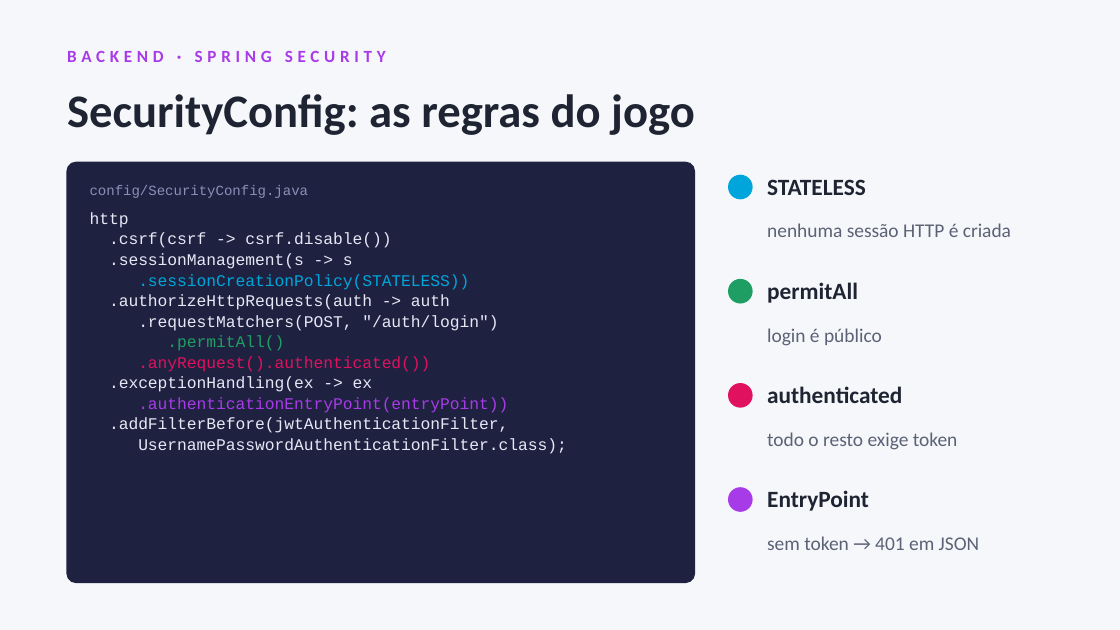
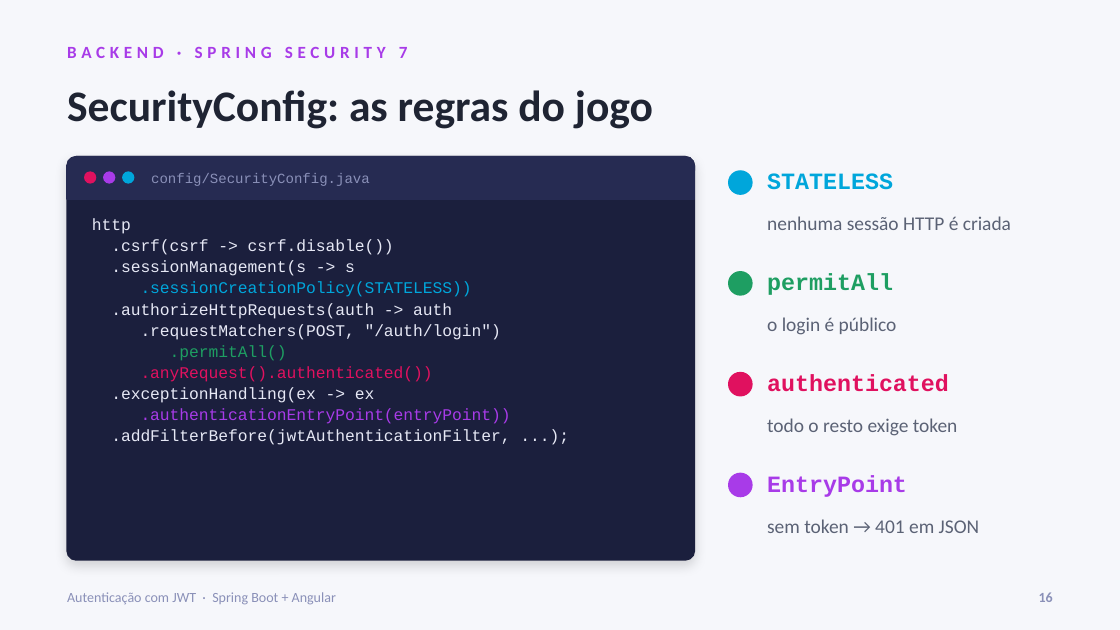
Before and after one commit to YloBittencourt/projeto-autenticacao, a slide deck: slide 16 of docs/apresentacao-jwt.pptx (slide 10 before the commit). Drawn at 1120x630 pixels with LibreOffice and Linux fonts; fonts in the diff are those of the drawing. Boxes give left, top, right and bottom in pixels: in the first picture for what was removed or moved away, otherwise in the second. Text is boxed around its words. In the diff, an @@ line names an element or a change of style, - is before the commit and + after.

```diff
--- a/docs/apresentacao-jwt.pptx
+++ b/docs/apresentacao-jwt.pptx
@@ text at bbox=[67, 47, 408, 58]: text changed @@
-BACKEND · SPRING SECURITY
+BACKEND · SPRING SECURITY 7
@@ text "SecurityConfig: as regras do jogo" at bbox=[67, 90, 653, 129]: size 30 to 28 pt @@
@@ rounded rectangle: place and size @@
-rounded rectangle at bbox=[67, 162, 694, 582]
+rounded rectangle at bbox=[67, 157, 694, 560]
@@ rounded rectangle at bbox=[67, 157, 694, 560]: fill #1E2240 to #1B1F3D; outline #1E2240 1 pt to #1B1F3D 1 pt; shadow on; proportions changed @@
@@ rectangle added at bbox=[67, 166, 694, 199], fill #262B52, outline #262B52 1 pt @@
@@ rounded rectangle added at bbox=[67, 157, 694, 179], fill #262B52, outline #262B52 1 pt @@
@@ ellipse added at bbox=[84, 171, 96, 184], fill #E0115F @@
@@ ellipse added at bbox=[103, 171, 115, 184], fill #A83BE8 @@
@@ ellipse added at bbox=[122, 171, 134, 184], fill #00A6DB @@
@@ text "config/SecurityConfig.java": place and size @@
-text "config/SecurityConfig.java" at bbox=[90, 185, 309, 198]
+text "config/SecurityConfig.java" at bbox=[151, 173, 370, 186]
@@ ellipse: place and size @@
-ellipse at bbox=[728, 175, 753, 199]
+ellipse at bbox=[728, 170, 753, 195]
@@ text "STATELESS" at bbox=[767, 173, 893, 190]: font Calibri to Courier New, text colour #1F2433 to #00A6DB @@
@@ text "nenhuma sessão HTTP é criada": place and size @@
-text "nenhuma sessão HTTP é criada" at bbox=[767, 223, 1011, 237]
+text "nenhuma sessão HTTP é criada" at bbox=[767, 216, 1011, 230]
@@ text at bbox=[92, 218, 511, 424]: line spacing 1.05 to 1.08 @@
@@ text "permitAll" at bbox=[767, 273, 893, 295]: font Calibri to Courier New, text colour #1F2433 to #1E9E62 @@
@@ text at bbox=[767, 317, 897, 335]: text changed @@
-login é público
+o login é público
@@ 2 texts, 2 ellipses: place and size @@
-2 texts, 2 ellipses at bbox=[728, 279, 902, 408]
+2 texts, 2 ellipses at bbox=[728, 271, 949, 396]
@@ text "authenticated" at bbox=[767, 374, 949, 392]: font Calibri to Courier New, text colour #1F2433 to #E0115F @@
@@ text "todo o resto exige token": place and size @@
-text "todo o resto exige token" at bbox=[767, 432, 958, 450]
+text "todo o resto exige token" at bbox=[767, 418, 958, 436]
@@ text at bbox=[111, 429, 510, 445]: text changed @@
-.addFilterBefore(jwtAuthenticationFilter,
-UsernamePasswordAuthenticationFilter.class);
+.addFilterBefore(jwtAuthenticationFilter, ...);
@@ ellipse: place and size @@
-ellipse at bbox=[728, 487, 753, 512]
+ellipse at bbox=[728, 473, 753, 497]
@@ text "EntryPoint": place and size @@
-text "EntryPoint" at bbox=[767, 490, 869, 511]
+text "EntryPoint" at bbox=[767, 475, 907, 497]
@@ text "EntryPoint" at bbox=[767, 475, 907, 497]: font Calibri to Courier New, text colour #1F2433 to #A83BE8 @@
@@ text "sem token → 401 em ...": place and size @@
-text "sem token → 401 em ..." at bbox=[767, 536, 979, 550]
+text "sem token → 401 em ..." at bbox=[767, 519, 979, 533]
@@ text added at bbox=[67, 592, 336, 604], 9 pt, text #8A90B8 @@
+Autenticação com JWT · Spring Boot + Angular
@@ text added at bbox=[1039, 592, 1053, 602], 9 pt, text #8A90B8, bold @@
+16
```
Also in this commit, not shown: 17 other slides changed, 11 slides added, 1 slide removed.
